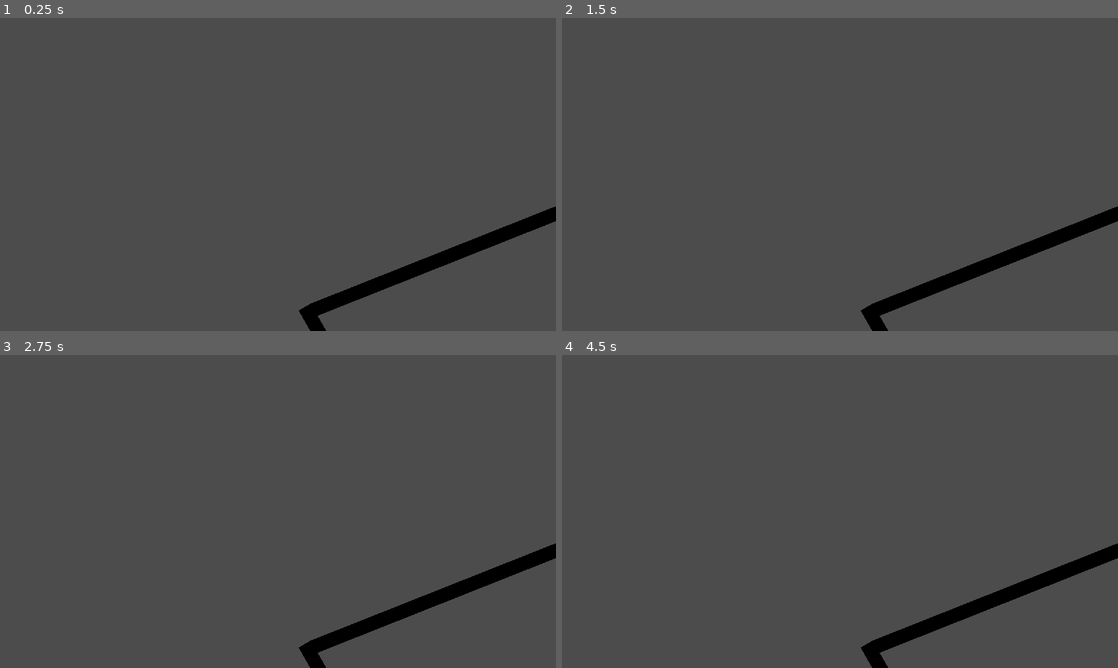
Above: before the commit, frames 1-4 (two rows, left to right).
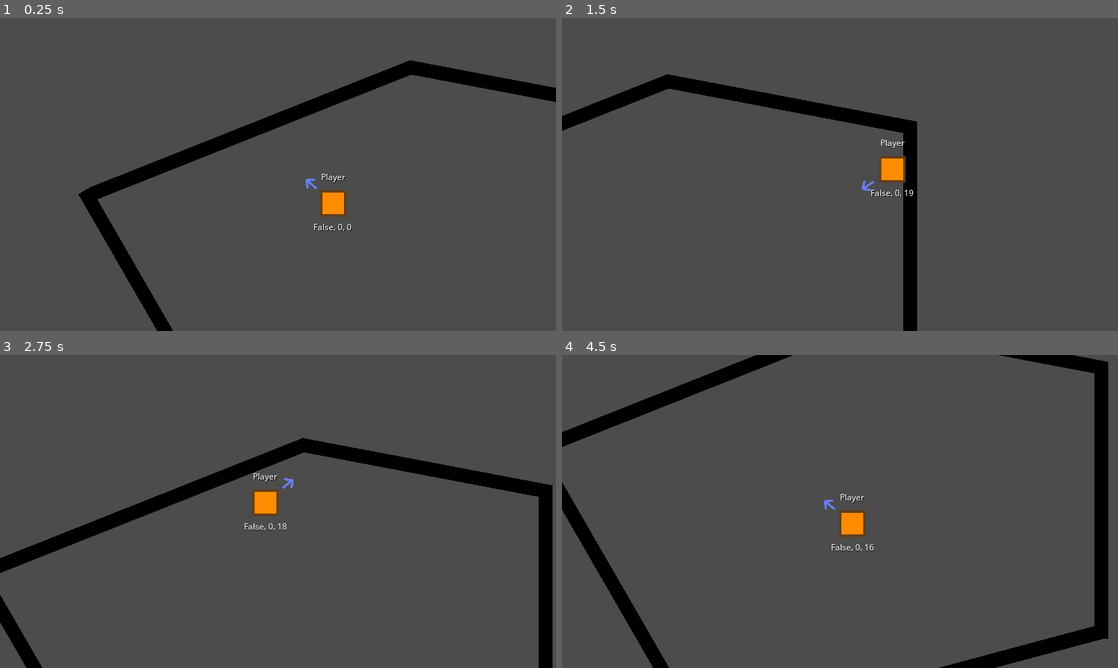
Above: after the commit, the same moments.

Repository: gedehari/EatTheChips
Game: Godot game, scene res://scripts/gameplay/stage/stage.tscn
Same seed, same stepped clock (60 frames per second), same inputs: the game is played once before the commit and once after it. This scene is started directly instead of the project's main scene.
Inputs (mouse positions are in pixels of both pictures, inside the frame that each line leads up to):
- Up to frame 1 (0.25 s): no input
- Up to frame 2 (1.5 s): move the mouse to (962, 158) at 0.52 s; tap Shift (dash) at 0.6, 1.35 s; move the mouse to (728, 190) at 1.27 s
- Up to frame 3 (2.75 s): move the mouse to (333, 442) at 2.02 s; tap Shift (dash) at 2.1 s
- Up to frame 4 (4.5 s): move the mouse to (812, 574) at 2.77 s; tap Shift (dash) at 2.85, 3.6, 4.35 s; move the mouse to (1006, 558) at 3.52 s; move the mouse to (673, 464) at 4.27 s

The runs differ from the first frame. In frame 1, 8.1% of the frame differs, in the area x 14-100%, y 13-100%; in frame 2, 7.1%; in frame 3, 9.2%; in frame 4, 9.9%, in the area x 0-100%, y 0-100%.
Error before the commit: Invalid get index 'position' (on base: 'Nil'). (res://scripts/gameplay/stage/stage.gd:43)

Commit message:
Added way to test player without creating server
To quote: "It's not like I'm creating a server everytime I want to test the player".

Diff:
--- a/scripts/gameplay/player/player.gd
+++ b/scripts/gameplay/player/player.gd
@@ -11,6 +11,12 @@
 
 onready var debug_label = $DebugLabel
 
+# To avoid errors
+var is_master : bool = false
+
+# It's not like I'm creating a server everytime I want to test the player.
+var test_mode : bool = false
+
 var la_rot : float
 var vel : Vector2
 
@@ -18,21 +24,33 @@
 
 
 func _ready() -> void:
-	arrow.visible = is_network_master()
-	debug_label.visible = is_network_master()
+	if Network.enet:
+		# Check if this player is a master or a puppet
+		is_master = is_network_master()
+
+	if get_tree().current_scene == self:
+		# If this is the current scene, enable test mode.
+		test_mode = true
+
+	arrow.visible = is_master or test_mode
+	debug_label.visible = is_master or test_mode
 
 
 func _process(delta: float) -> void:
-	debug_label.text = str(is_dashing) + ", " + str(dash_timer.time_left) + ", " + str(int(dash_cd_timer.time_left))
+	if is_master or test_mode:
+		debug_label.text = str(is_dashing) + ", " + str(dash_timer.time_left) + ", " + str(int(dash_cd_timer.time_left))
 
 
 func _physics_process(delta: float) -> void:
-	if is_network_master():
+	if is_master or test_mode:
 		# Update arrow rotation, but with lerp
 		arrow.rotation = lerp_angle(arrow.rotation, la_rot, 0.175)
+		# Do movement
+		move()
 
-		move()
-		rpc_unreliable("_set_state", position, linear_velocity, applied_force)
+		if Network.enet:
+			# Send state every physics process. I don't know if this is a good idea or not.
+			rpc_unreliable("_set_state", position, linear_velocity, applied_force)
 
 
 puppet func _set_state(pos : Vector2, vel : Vector2, frc : Vector2) -> void:
@@ -49,7 +67,7 @@
 		dash_timer.start()
 
 	if is_dashing:
-		# Not applying rotation here, effectively freezing the rotation here.
+		# Not applying rotation here, effectively freezing the rotation.
 		linear_velocity = vel * speed * 1.5
 
 		if dash_timer.is_stopped():
@@ -61,4 +79,5 @@
 
 
 func _on_Player_body_entered(body: Node) -> void:
+	# Stop dash if player hits anything.
 	dash_timer.stop()
--- a/scripts/gameplay/stage/stage.gd
+++ b/scripts/gameplay/stage/stage.gd
@@ -36,7 +36,23 @@
 	# because in normal occasions, it is impossible to get here
 	# without network initialized.
 	else:
-		pass
+		var p_name : String = Global.player_info["name"]
+
+		# Instance player
+		var p_ins = player_scn.instance()
+
+		p_ins.test_mode = true
+
+		arena.add_child(p_ins)
+
+		# Set player name on node name and label.
+		p_ins.name = p_name
+		p_ins.player_name.text = p_name
+
+		# Set starting pos
+		p_ins.position = spawn_points.get_node("1").position
+
+		my_player = p_ins
 
 
 func _physics_process(delta: float) -> void:
